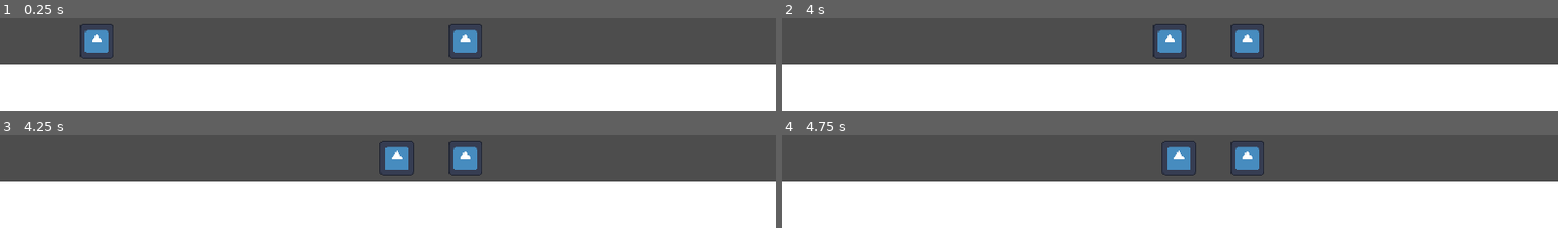
Above: before the commit, frames 1-4 (two rows, left to right).
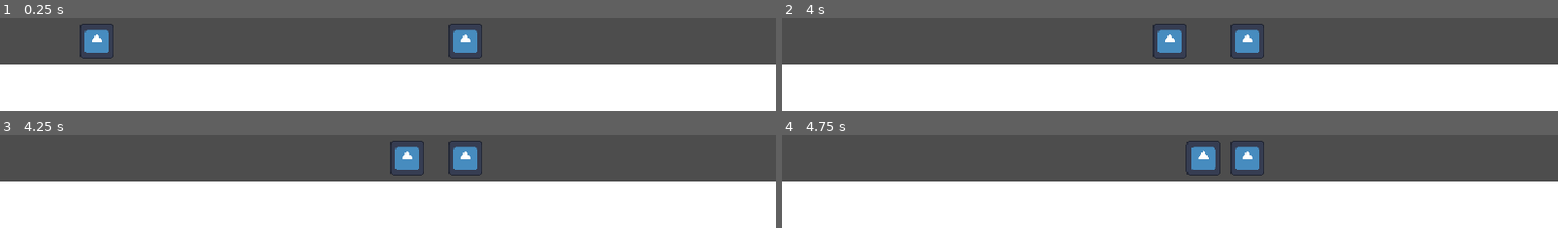
Above: after the commit, the same moments.

Repository: LucasSMFerreira/IdleAdventure
Game: Godot game, scene res://scenes/main.tscn
Two runs of this game, one before a commit and one after it. Both use one fixed random seed, a clock stepped at 60 frames per second and the inputs below. The project has no main scene, so this scene is started directly. The engine's default icon, where the game draws it, is replaced by a stand-in: a white triangle on a blue panel in a dark square.
Inputs:
- Up to frame 1 (0.25 s): no input
- Up to frame 2 (4 s): no input
- Up to frame 3 (4.25 s): no input
- Up to frame 4 (4.75 s): no input

Frames 1-2 are identical in both runs. In frame 3, 1.0% of the frame differs, in the area x 48-55%, y 6-44%; in frame 4, 1.8%, in the area x 48-57%, y 6-44%.

Commit message:
Ajusta distancia de parada do player

Diff:
--- a/scenes/player.tscn
+++ b/scenes/player.tscn
@@ -5,7 +5,7 @@
 
 [sub_resource type="RectangleShape2D" id="RectangleShape2D_f1574"]
 [sub_resource type="RectangleShape2D" id="RectangleShape2D_detection"]
-size = Vector2(70, 50)
+size = Vector2(35, 50)
 
 [node name="Player" type="CharacterBody2D" unique_id=653104005]
 script = ExtResource("2_player")
@@ -20,7 +20,7 @@
 [node name="Detection" type="Area2D" parent="."]
 
 [node name="CollisionShape2D" type="CollisionShape2D" parent="Detection"]
-position = Vector2(45, 0)
+position = Vector2(30, 0)
 shape = SubResource("RectangleShape2D_detection")
 
 [connection signal="body_entered" from="Detection" to="." method="_on_detection_body_entered"]
